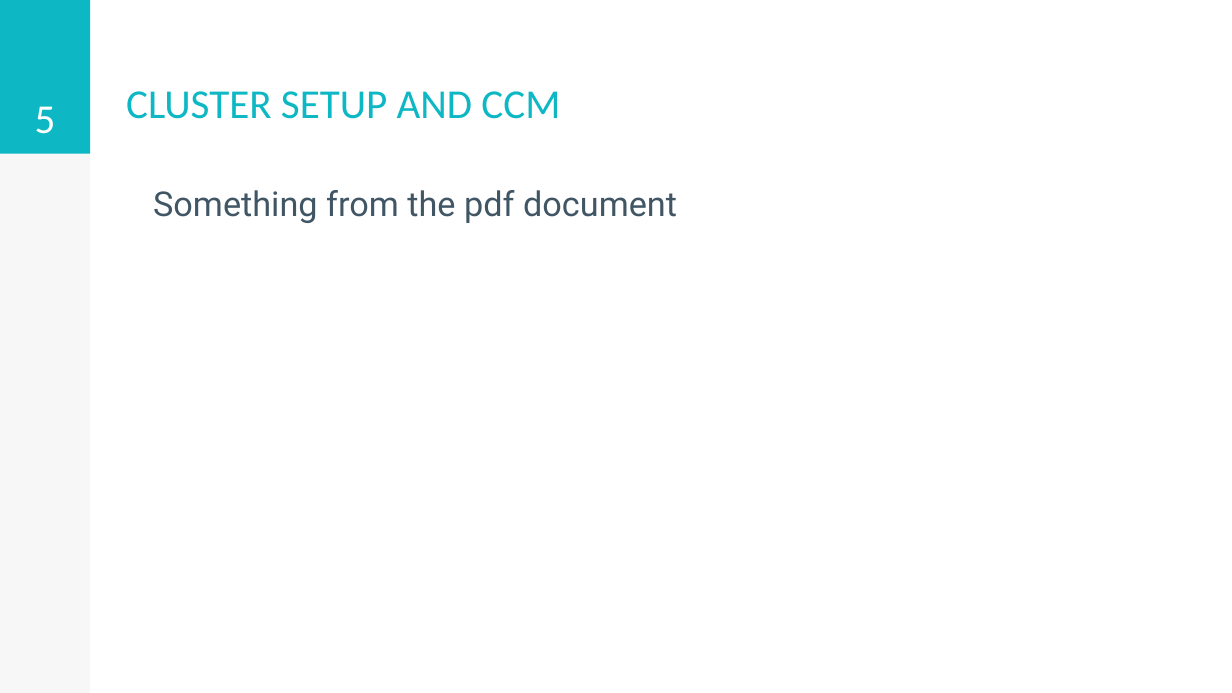
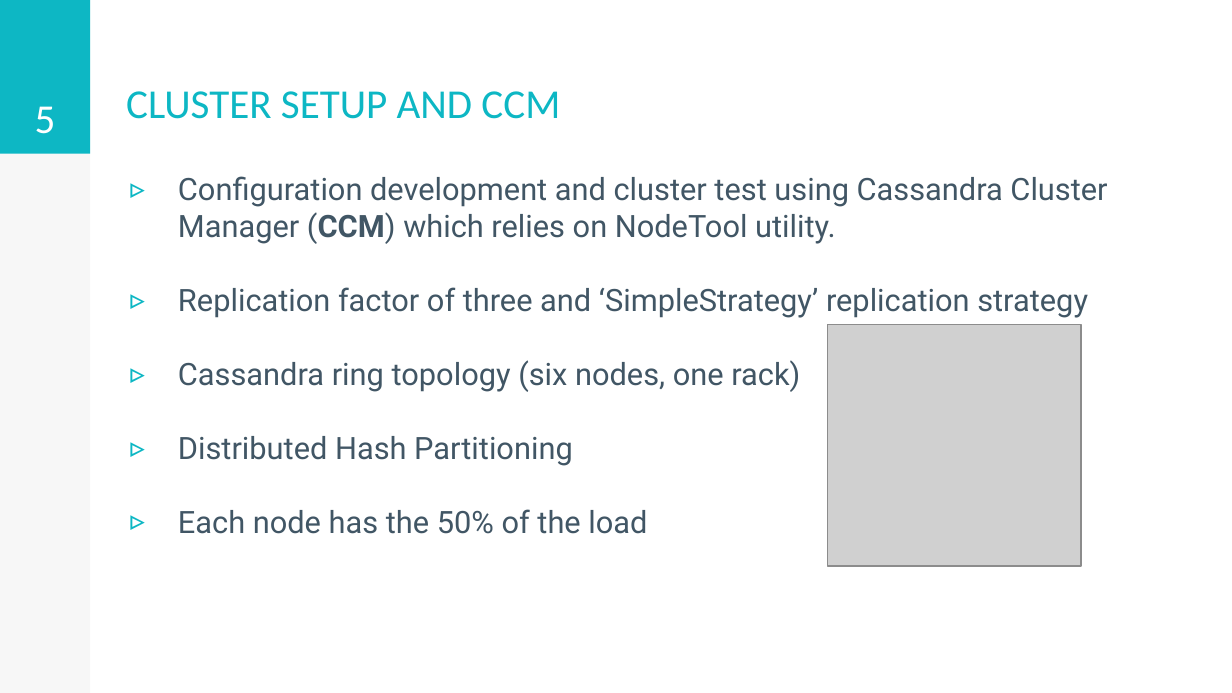
Before and after one commit to stefano-rebora/ADM_Project_2017-2018, a slide deck: slide 5 of documents/project_presentation.pptx. Drawn at 1232x693 pixels with LibreOffice and Linux fonts; fonts in the diff are those of the drawing; grey boxes stand for pictures. Boxes give left, top, right and bottom in pixels: in the first picture for what was removed or moved away, otherwise in the second. Text is boxed around its words. In the diff, an @@ line names an element or a change of style, - is before the commit and + after.

```diff
--- a/documents/project_presentation.pptx
+++ b/documents/project_presentation.pptx
@@ text added at [178,176,1107,534], 18 pt, text #415665 @@
+▹ Configuration development and cluster test using Cassandra Cluster Manager (CCM) which relies on NodeTool utility.
+▹ Replication factor of three and ‘SimpleStrategy’ replication strategy
+▹ Cassandra ring topology (six nodes, one rack)
+▹ Distributed Hash Partitioning
+▹ Each node has the 50% of the load
@@ text removed at [153,190,677,223] @@
-Something from the pdf document
@@ picture added at [827,325,1080,567] @@
```
Also in this commit, not shown: 2 other slides changed.
